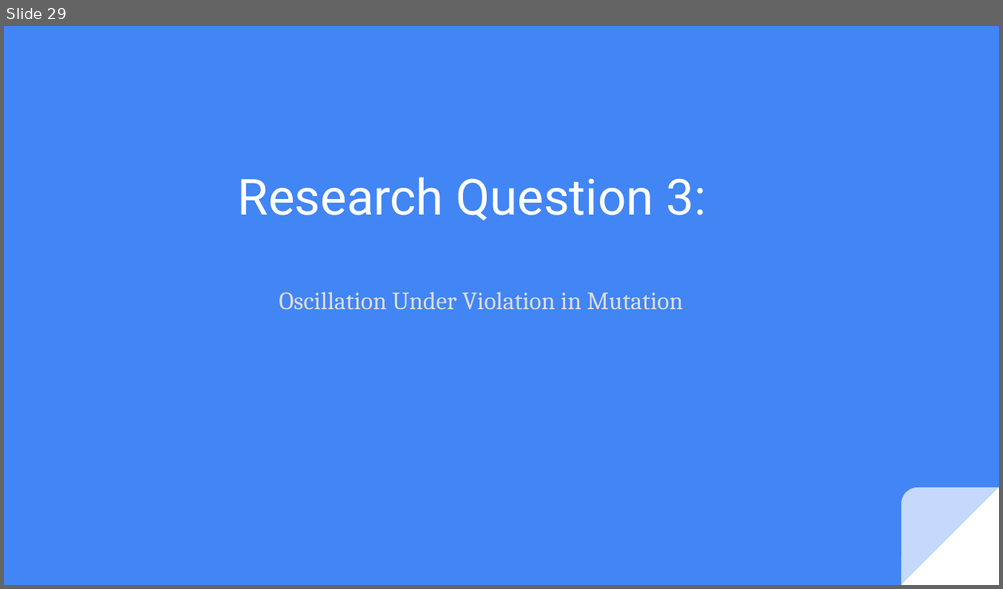
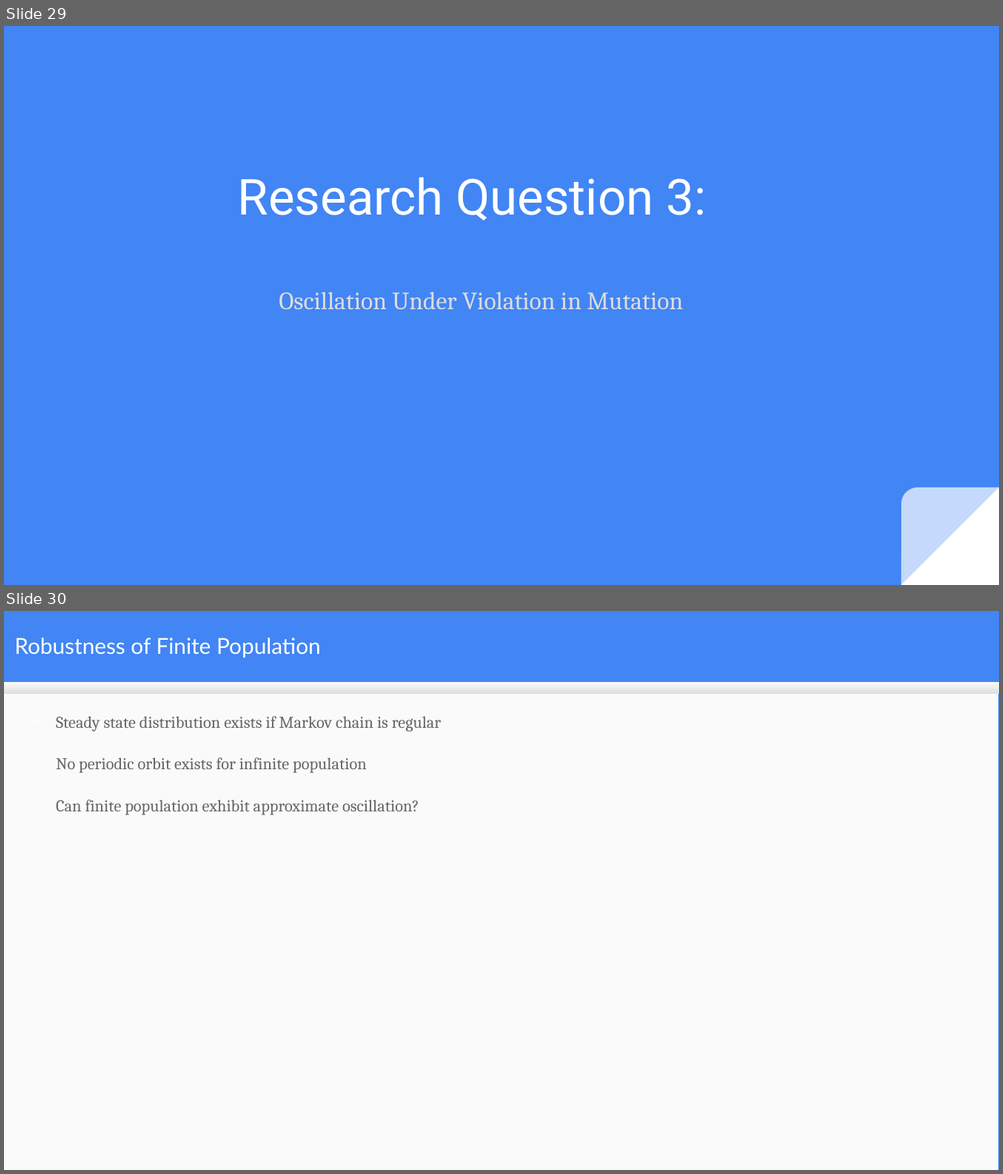
Before and after one commit to mduwalsh/project, a slide deck: thesis_slides_mahendra.odp. Shown one above the other, each under a label of ours: slide 29 before the commit, slides 29 and 30 after it. The pictures are 1003x589 and 1003x1174 pixels, drawn with LibreOffice and Linux fonts; fonts in the diff are those of the drawing. Boxes give left, top, right and bottom in pixels: in the first picture for what was removed or moved away, otherwise in the second. Text is boxed around its words. In the diff, an @@ line names an element or a change of style, - is before the commit and + after.

```diff
--- a/thesis_slides_mahendra.odp
+++ b/thesis_slides_mahendra.odp
@@ slide 30 added at box(4, 611, 999, 1170), background #4285F4 @@
@@ title added at box(14, 638, 321, 658), 16 pt, text #FFFFFF @@
+Robustness of Finite Population
@@ rectangle added at box(4, 683, 998, 1170), fill #FAFAFA @@
@@ rectangle added at box(4, 683, 999, 695), fill gradient #F9F9F9 to #DEDEDE @@
@@ text added at box(56, 716, 441, 815), 12 pt, text #666666 @@
+● Steady state distribution exists if Markov chain is regular
+● No periodic orbit exists for infinite population
+● Can finite population exhibit approximate oscillation?
```
Also in this commit, not shown: 3 other slides added, 4 other files.
